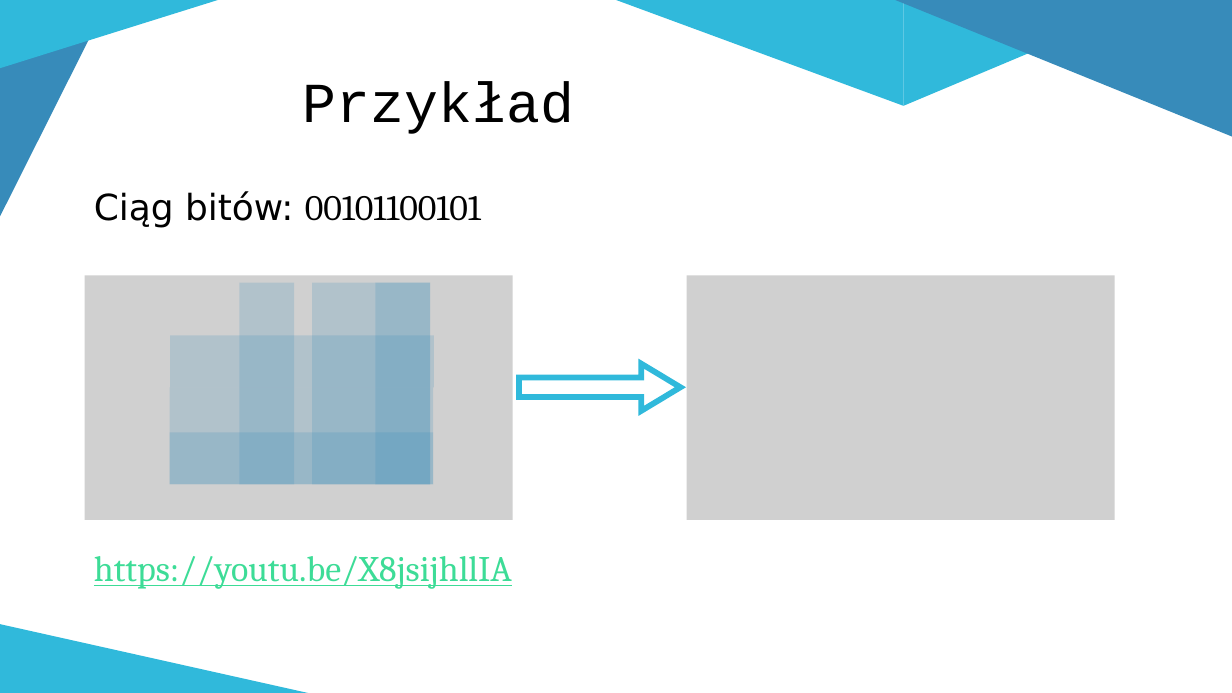
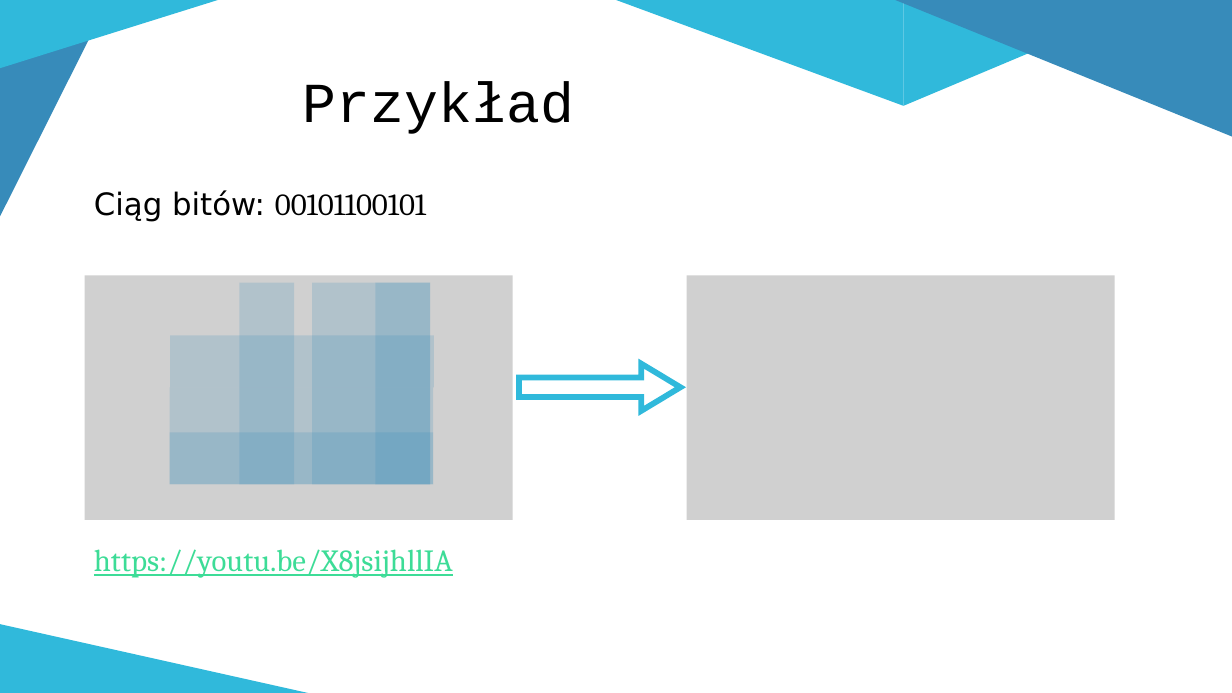
Before and after one commit to zlociu/HammingECC.NET, a slide deck: slide 4 of Hamming.pptx. Drawn at 1232x693 pixels with LibreOffice and Linux fonts; fonts in the diff are those of the drawing; grey boxes stand for pictures. Boxes give left, top, right and bottom in pixels: in the first picture for what was removed or moved away, otherwise in the second. Text is boxed around its words. In the diff, an @@ line names an element or a change of style, - is before the commit and + after.

```diff
--- a/Hamming.pptx
+++ b/Hamming.pptx
@@ text "Ciąg bitów: 00101100101" at (x1=94, y1=190, x2=453, y2=578): size 28 to 24 pt @@
```
Also in this commit, not shown: 2 other slides changed, 2 slides added, 3 slides removed.
